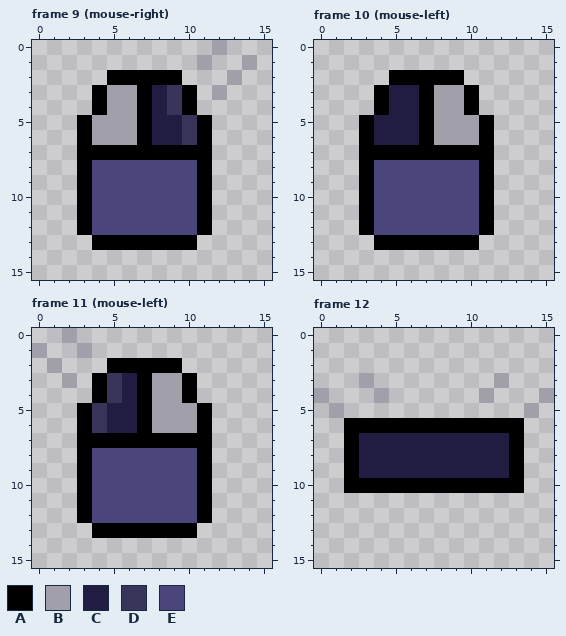
Two versions of one pixel-art file, Amano/Assets/Objects/Sprites/interact_button_sprite.aseprite. This is how it looked before the edit.
16x16 pixels, 12 frames. Shown: frame 9 (mouse-right), frame 10 (mouse-left), frame 11 (mouse-left), frame 12. The commit also changed other frames, which this record leaves out.
Palette (. is transparent): A #000000  B #a1a0aa  C #201c42  D #39355a  E #4a457b
Pixels before, frame 9 (mouse-right), first column x 3:
 0 .........B..
 1 ........B..B
 2 ..AAAAA...B.
 3 .ABBACDA.B..
 4 .ABBACDA....
 5 ABBBACCDA...
 6 ABBBACCDA...
 7 AAAAAAAAA...
 8 AEEEEEEEA...
 9 AEEEEEEEA...
10 AEEEEEEEA...
11 AEEEEEEEA...
12 AEEEEEEEA...
13 .AAAAAAA....
Pixels before, frame 10 (mouse-left), first column x 3:
 2 ..AAAAA..
 3 .ACCABBA.
 4 .ACCABBA.
 5 ACCCABBBA
 6 ACCCABBBA
 7 AAAAAAAAA
 8 AEEEEEEEA
 9 AEEEEEEEA
10 AEEEEEEEA
11 AEEEEEEEA
12 AEEEEEEEA
13 .AAAAAAA.
Pixels before, frame 11 (mouse-left), first column x 0:
 0 ..B.........
 1 B..B........
 2 .B...AAAAA..
 3 ..B.ADCABBA.
 4 ....ADCABBA.
 5 ...ADCCABBBA
 6 ...ADCCABBBA
 7 ...AAAAAAAAA
 8 ...AEEEEEEEA
 9 ...AEEEEEEEA
10 ...AEEEEEEEA
11 ...AEEEEEEEA
12 ...AEEEEEEEA
13 ....AAAAAAA.
Pixels before, frame 12, first column x 0:
 3 ...B........B...
 4 B...B......B...B
 5 .B............B.
 6 ..AAAAAAAAAAAA..
 7 ..ACCCCCCCCCCA..
 8 ..ACCCCCCCCCCA..
 9 ..ACCCCCCCCCCA..
10 ..AAAAAAAAAAAA..
The same view after the edit:
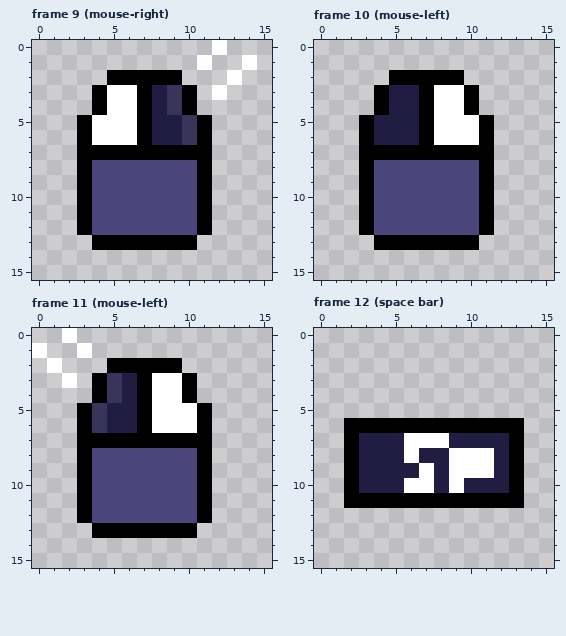
Changes in this commit:
Colour B changes from #a1a0aa to #ffffff.
Frame 12 (space bar):
There is now colour A in row 11 at x 2 to 13.
The edit turns colour A into colour B in row 10 at x 6 to 7 and 9.
The edit turns colour C into colour B in row 7 at x 6 to 8; in row 8 at x 6 and 9 to 11; in row 9 at x 7 and 9 to 11.
The edit turns colour A into colour C in row 10 at x 3 to 5, 8 and 10 to 12.
Colour B is gone in row 3 at x 3 and 12; in row 4 at x 0, 4, 11 and 15; in row 5 at x 1 and 14.
